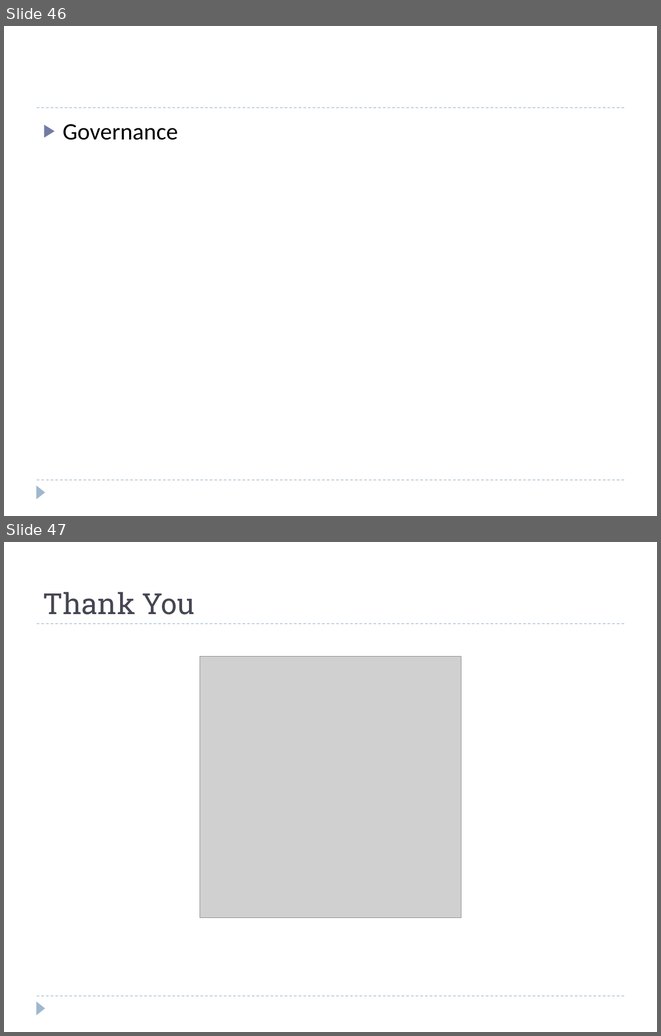
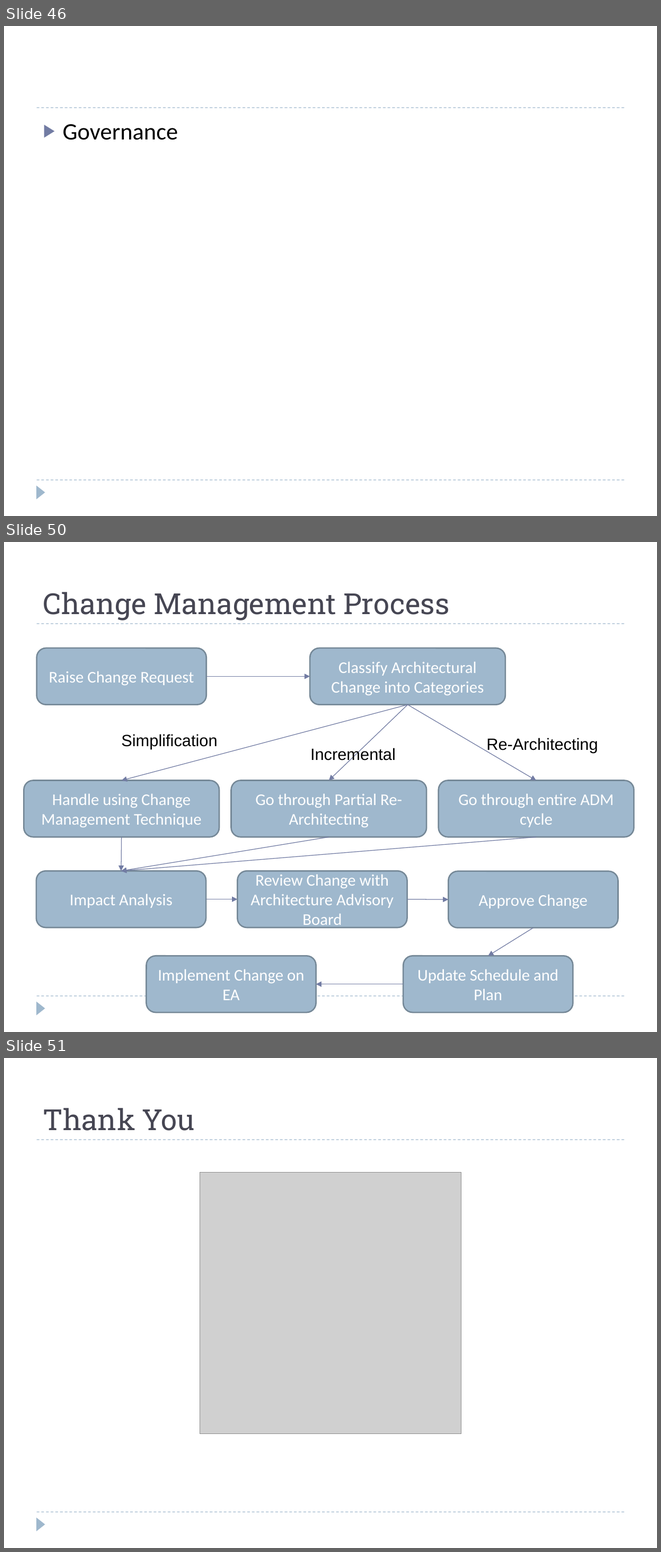
Before and after one commit to windieccf/t1-shipping, a slide deck: Enterprise Architech Presentation.pptx. Shown one above the other, each under a label of ours: slides 46 and 47 before the commit, slides 46, 50 and 51 after it; the slides between them are not shown. The pictures are 661x1036 and 661x1552 pixels, drawn with LibreOffice and Linux fonts; fonts in the diff are those of the drawing; grey boxes stand for pictures. Boxes give left, top, right and bottom in pixels: in the first picture for what was removed or moved away, otherwise in the second. Text is boxed around its words. In the diff, an @@ line names an element or a change of style, - is before the commit and + after.

```diff
--- a/Enterprise Architech Presentation.pptx
+++ b/Enterprise Architech Presentation.pptx
@@ slide 50 added at (4,542,657,1032), background #FFFFFF; not listed: 3 template elements that a slide beside it also shows @@
@@ title added at (43,592,449,620), 32 pt, text #464653 @@
+Change Management Process
@@ rounded rectangle added at (37,648,206,705), fill #9FB8CD, outline #768898 1.5 pt, 18 pt, text #FFFFFF @@
+Raise Change Request
@@ rounded rectangle added at (310,648,505,705), fill #9FB8CD, outline #768898 1.5 pt, 18 pt, text #FFFFFF @@
+Classify Architectural Change into Categories
@@ arrow added from (206, 677) to (310, 677), #727CA3 0.75 pt @@
@@ arrow added from (407, 705) to (122, 780), #727CA3 0.75 pt @@
@@ arrow added from (407, 705) to (328, 780), #727CA3 0.75 pt @@
@@ arrow added from (407, 705) to (536, 780), #727CA3 0.75 pt @@
@@ text added at (121,734,217,749), 18 pt, text #000000 @@
+Simplification
@@ text added at (310,747,396,763), 18 pt, text #000000 @@
+Incremental
@@ text added at (486,738,598,753), 18 pt, text #000000 @@
+Re-Architecting
@@ rounded rectangle added at (24,780,219,837), fill #9FB8CD, outline #768898 1.5 pt, 18 pt, text #FFFFFF @@
+Handle using Change Management Technique
@@ rounded rectangle added at (231,780,426,837), fill #9FB8CD, outline #768898 1.5 pt, 18 pt, text #FFFFFF @@
+Go through Partial Re-Architecting
@@ rounded rectangle added at (438,780,634,837), fill #9FB8CD, outline #768898 1.5 pt, 18 pt, text #FFFFFF @@
+Go through entire ADM cycle
@@ arrow added from (122, 837) to (121, 871), #727CA3 0.75 pt @@
@@ arrow added from (328, 837) to (121, 871), #727CA3 0.75 pt @@
@@ arrow added from (536, 837) to (121, 871), #727CA3 0.75 pt @@
@@ rounded rectangle added at (36,871,206,927), fill #9FB8CD, outline #768898 1.5 pt, 18 pt, text #FFFFFF @@
+Impact Analysis
@@ rounded rectangle added at (237,871,407,927), fill #9FB8CD, outline #768898 1.5 pt, 18 pt, text #FFFFFF @@
+Review Change with Architecture Advisory Board
@@ rounded rectangle added at (448,871,618,928), fill #9FB8CD, outline #768898 1.5 pt, 18 pt, text #FFFFFF @@
+Approve Change
@@ arrow added from (206, 899) to (237, 899), #727CA3 0.75 pt @@
@@ arrow added from (407, 899) to (448, 899), #727CA3 0.75 pt @@
@@ arrow added from (533, 928) to (488, 955), #727CA3 0.75 pt @@
@@ rounded rectangle added at (147,955,316,1012), fill #9FB8CD, outline #768898 1.5 pt, 18 pt, text #FFFFFF @@
+Implement Change on EA
@@ rounded rectangle added at (403,955,573,1012), fill #9FB8CD, outline #768898 1.5 pt, 18 pt, text #FFFFFF @@
+Update Schedule and Plan
@@ arrow added from (403, 984) to (316, 984), #727CA3 0.75 pt @@
@@ what was slide 47 is now slide 51 @@
```
Also in this commit, not shown: 5 slides changed, 3 other slides added.
